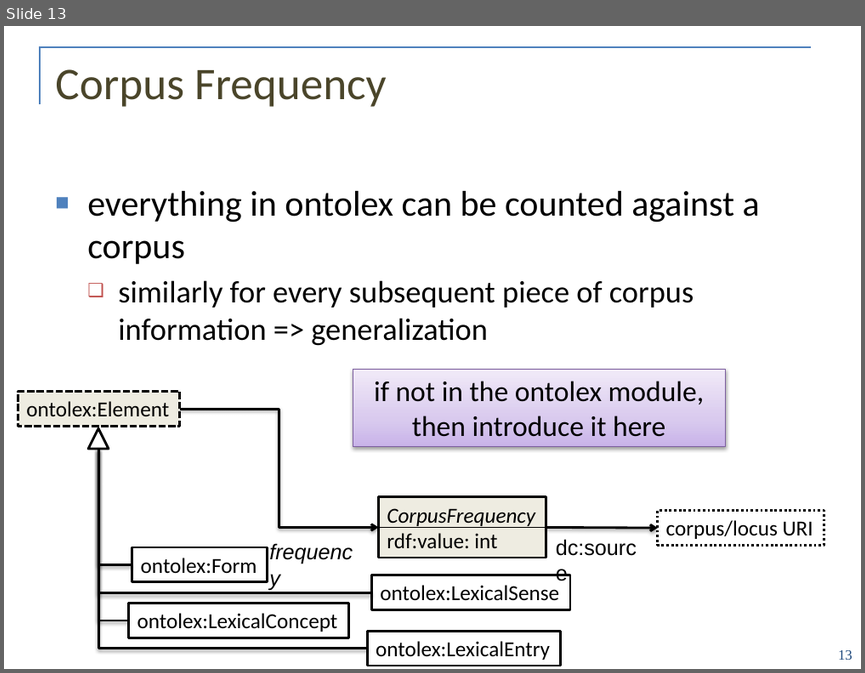
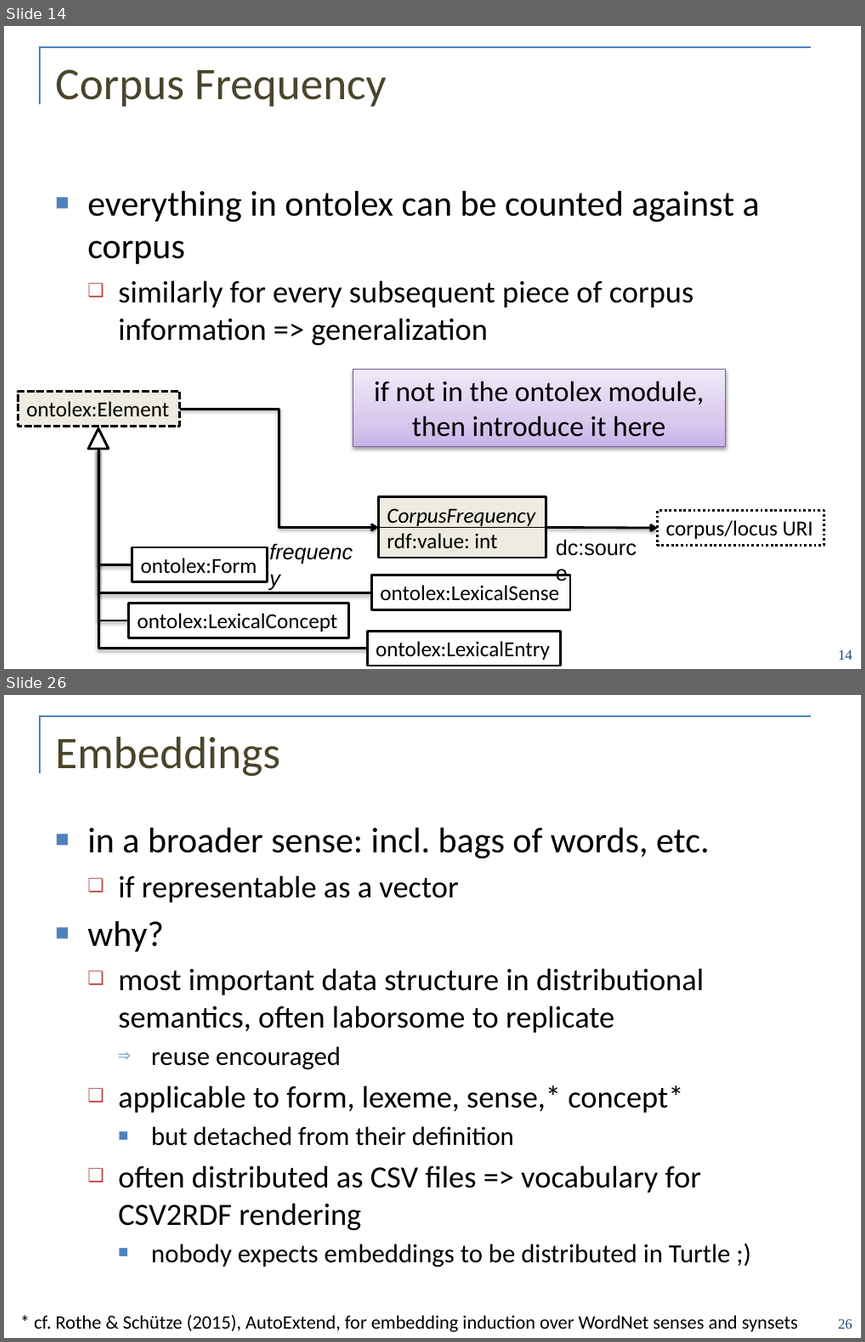
Before and after one commit to ontolex/frequency-attestation-corpus-information, a slide deck: doc/ontolex-f2f-leipzig-may2019.pptx. Shown one above the other, each under a label of ours: slide 13 before the commit, slides 14 and 26 after it; the slides between them are not shown. The pictures are 865x673 and 865x1342 pixels, drawn with LibreOffice and Linux fonts; fonts in the diff are those of the drawing; background and template pictures are left out. Boxes give left, top, right and bottom in pixels: in the first picture for what was removed or moved away, otherwise in the second. Text is boxed around its words. In the diff, an @@ line names an element or a change of style, - is before the commit and + after.

```diff
--- a/doc/ontolex-f2f-leipzig-may2019.pptx
+++ b/doc/ontolex-f2f-leipzig-may2019.pptx
@@ slide 26 added at bbox=[4, 695, 861, 1338], background #FFFFFF; not listed: 2 template elements that a slide beside it also shows @@
@@ title added at bbox=[55, 737, 280, 776], 38 pt, text #4A452A @@
+Embeddings
@@ text added at bbox=[87, 828, 731, 1267], 26 pt, text #000000 @@
+■ in a broader sense: incl. bags of words, etc.
+  ❑ if representable as a vector
+■ why?
+  ❑ most important data structure in distributional semantics, often laborsome to replicate
+    ⇒ reuse encouraged
+  ❑ applicable to form, lexeme, sense,* concept*
+    ■ but detached from their definition
+  ❑ often distributed as CSV files => vocabulary for CSV2RDF rendering
+    ■ nobody expects embeddings to be distributed in Turtle ;)
@@ text added at bbox=[34, 1315, 798, 1332], 16 pt, text #000000 @@
+* cf. Rothe & Schütze (2015), AutoExtend, for embedding induction over WordNet senses and synsets
@@ page number added at bbox=[838, 1319, 852, 1328], 12 pt, text #1F497D @@
+26
@@ what was slide 13 is now slide 14 @@
@@ page number at bbox=[838, 650, 852, 659]: text changed @@
-13
+14
```
Also in this commit, not shown: 1 slide changed, 17 other slides added.
